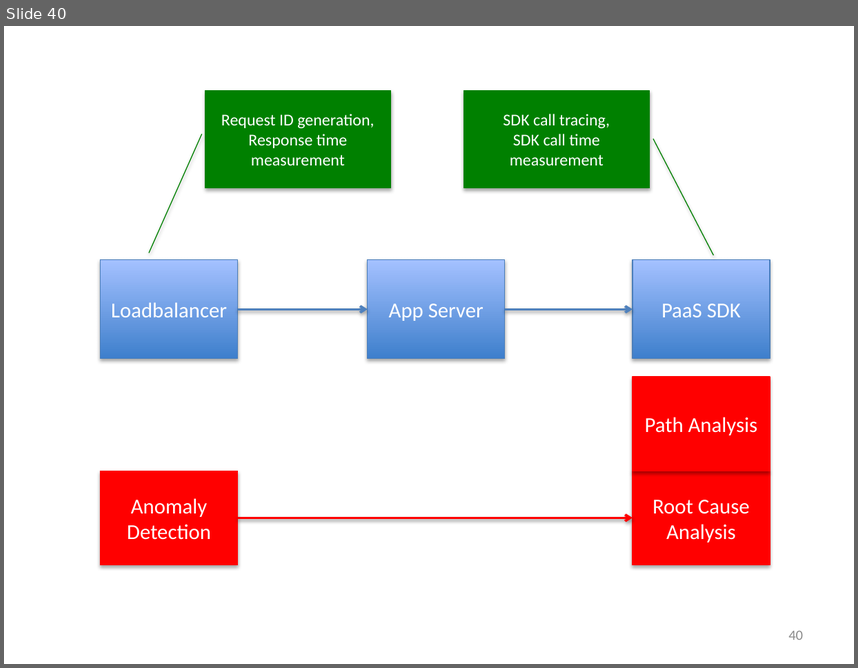
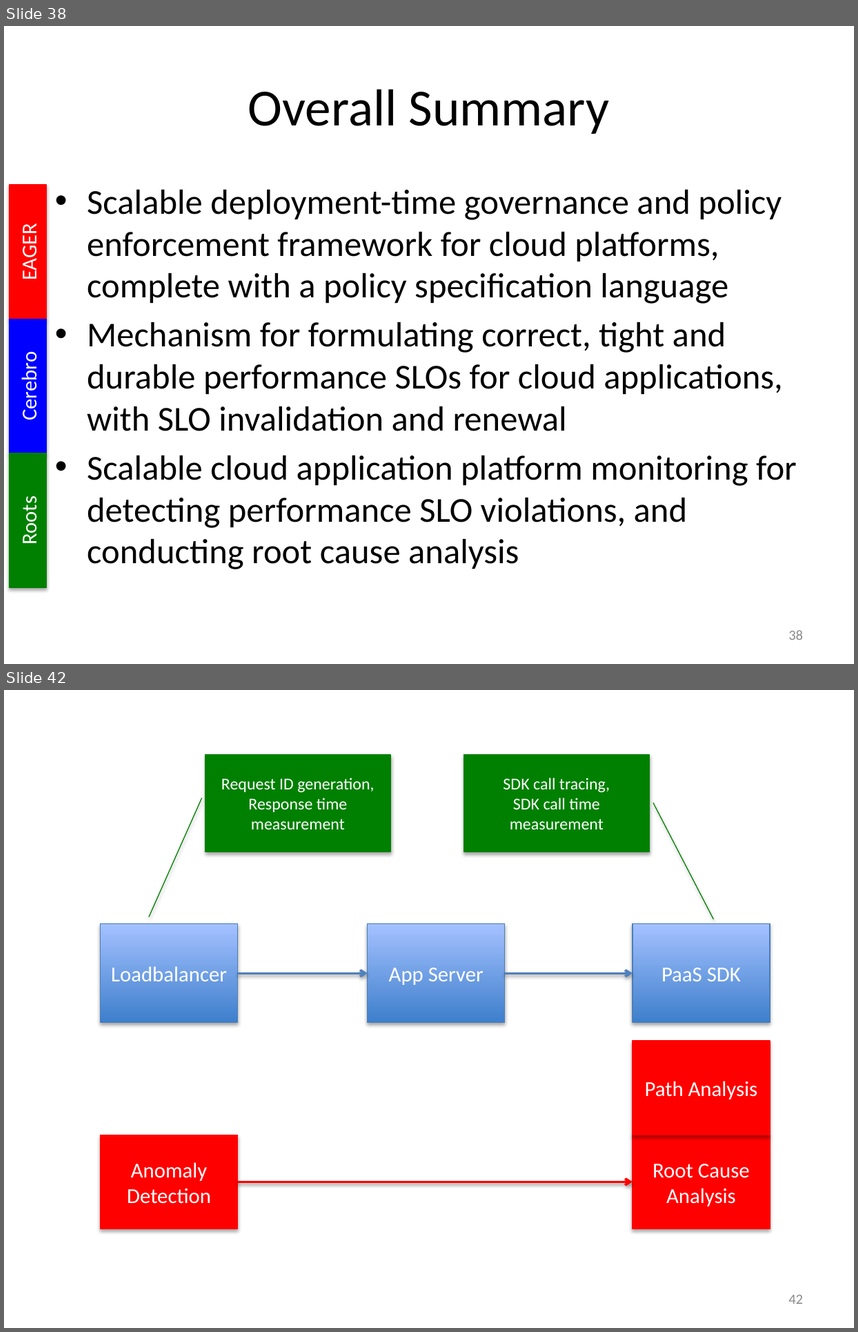
Before and after one commit to Dithn/eager-appscale, a slide deck: Eager/paper/dissertation/dissertation.pptx. Shown one above the other, each under a label of ours: slide 40 before the commit, slides 38 and 42 after it; the slides between them are not shown. The pictures are 858x668 and 858x1332 pixels, drawn with LibreOffice and Linux fonts; fonts in the diff are those of the drawing. Boxes give left, top, right and bottom in pixels: in the first picture for what was removed or moved away, otherwise in the second. Text is boxed around its words. In the diff, an @@ line names an element or a change of style, - is before the commit and + after.

```diff
--- a/Eager/paper/dissertation/dissertation.pptx
+++ b/Eager/paper/dissertation/dissertation.pptx
@@ slide 38 added at bbox=[4, 26, 854, 664], background #FFFFFF @@
@@ title added at bbox=[248, 89, 610, 134], 44 pt, text #000000 @@
+Overall Summary
@@ rectangle added at bbox=[9, 185, 47, 319], fill #FF0000, outline #FF0000 0.75 pt, 18 pt, text #FFFFFF @@
+EAGER
@@ text added at bbox=[87, 190, 797, 569], 29.6 pt, text #000000 @@
+• Scalable deployment-time governance and policy enforcement framework for cloud platforms, complete with a policy specification language
+• Mechanism for formulating correct, tight and durable performance SLOs for cloud applications, with SLO invalidation and renewal
+• Scalable cloud application platform monitoring for detecting performance SLO violations, and conducting root cause analysis
@@ rectangle added at bbox=[9, 319, 47, 454], fill #0000FF, outline #0000FF 0.75 pt, 18 pt, text #FFFFFF @@
+Cerebro
@@ rectangle added at bbox=[9, 454, 47, 588], fill #008000, outline #008000 0.75 pt, 18 pt, text #FFFFFF @@
+Roots
@@ page number added at bbox=[789, 630, 803, 639], 12 pt, text #8C8C8C @@
+38
@@ what was slide 40 is now slide 42 @@
@@ page number at bbox=[789, 1294, 803, 1303]: text changed @@
-40
+42
```
Also in this commit, not shown: 29 slides changed, 2 other slides added.
